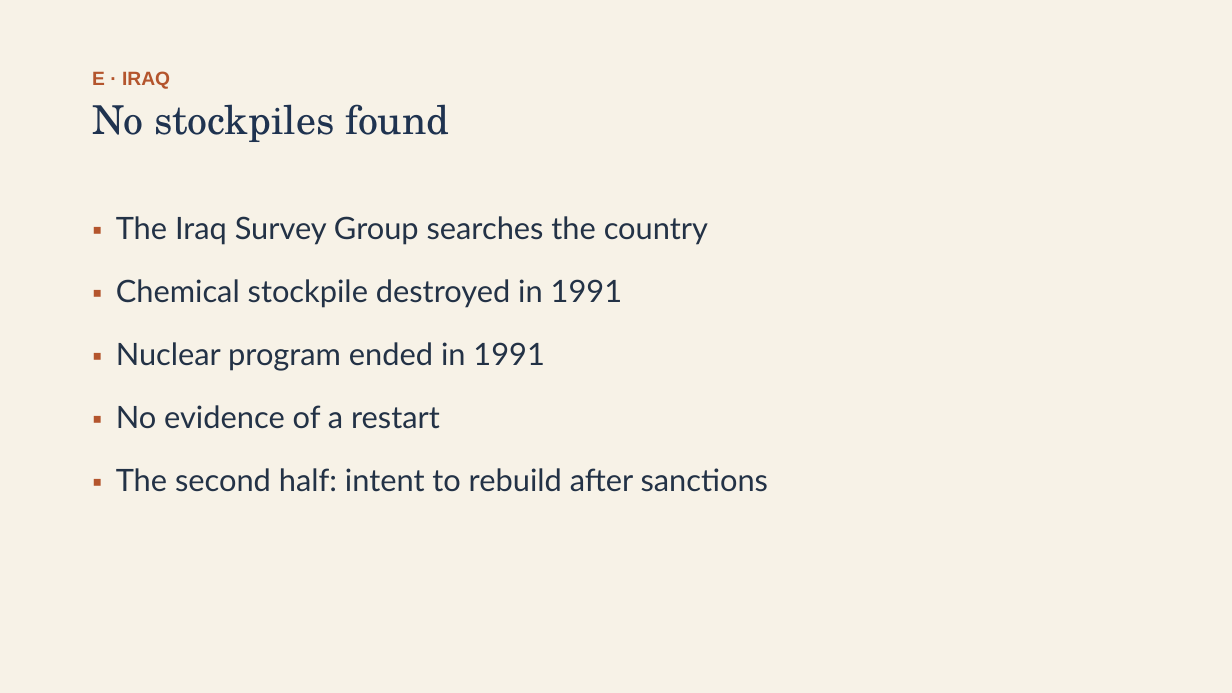
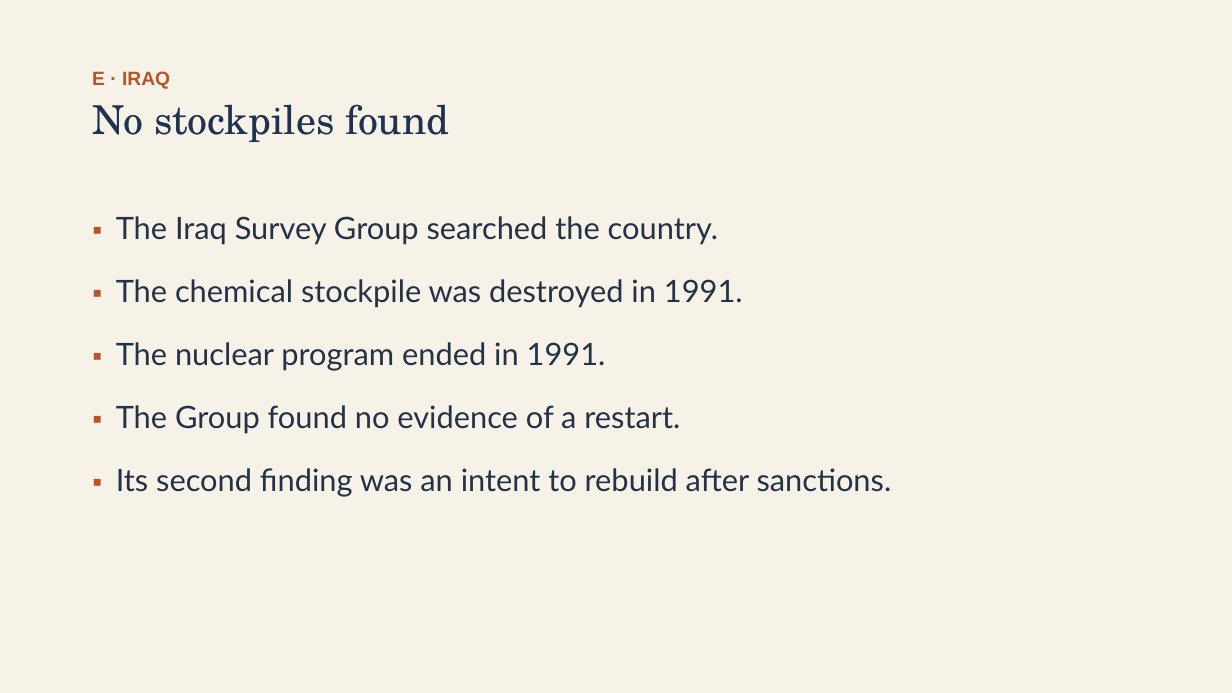
Before and after one commit to ab17gthb/humanities-curriculum-group, a slide deck: slide 17 of modern-america/lesson-06/lesson-06-slides.pptx. Drawn at 1232x693 pixels with LibreOffice and Linux fonts; fonts in the diff are those of the drawing. Boxes give left, top, right and bottom in pixels: in the first picture for what was removed or moved away, otherwise in the second. Text is boxed around its words. In the diff, an @@ line names an element or a change of style, - is before the commit and + after.

```diff
--- a/modern-america/lesson-06/lesson-06-slides.pptx
+++ b/modern-america/lesson-06/lesson-06-slides.pptx
@@ text at (116, 216, 892, 497): text changed @@
-▪ The Iraq Survey Group searches the country
-▪ Chemical stockpile destroyed in 1991
-▪ Nuclear program ended in 1991
-▪ No evidence of a restart
-▪ The second half: intent to rebuild after sanctions
+▪ The Iraq Survey Group searched the country.
+▪ The chemical stockpile was destroyed in 1991.
+▪ The nuclear program ended in 1991.
+▪ The Group found no evidence of a restart.
+▪ Its second finding was an intent to rebuild after sanctions.
```
Also in this commit, not shown: 11 other slides changed, 6 other files.
